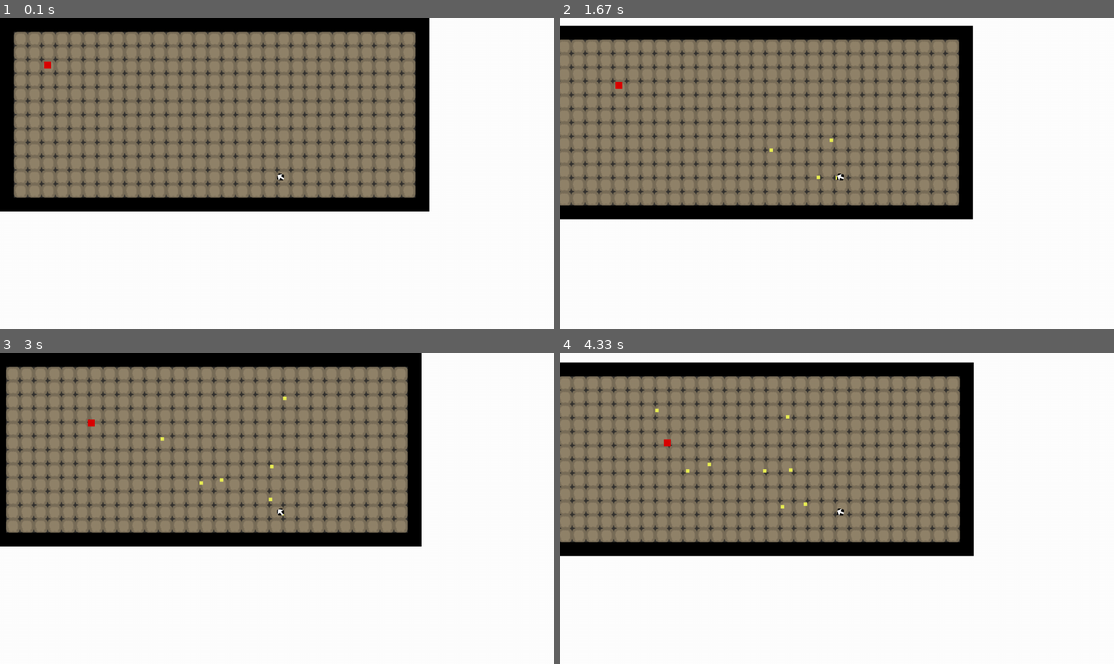
Above: before the commit, frames 1-4 (two rows, left to right).
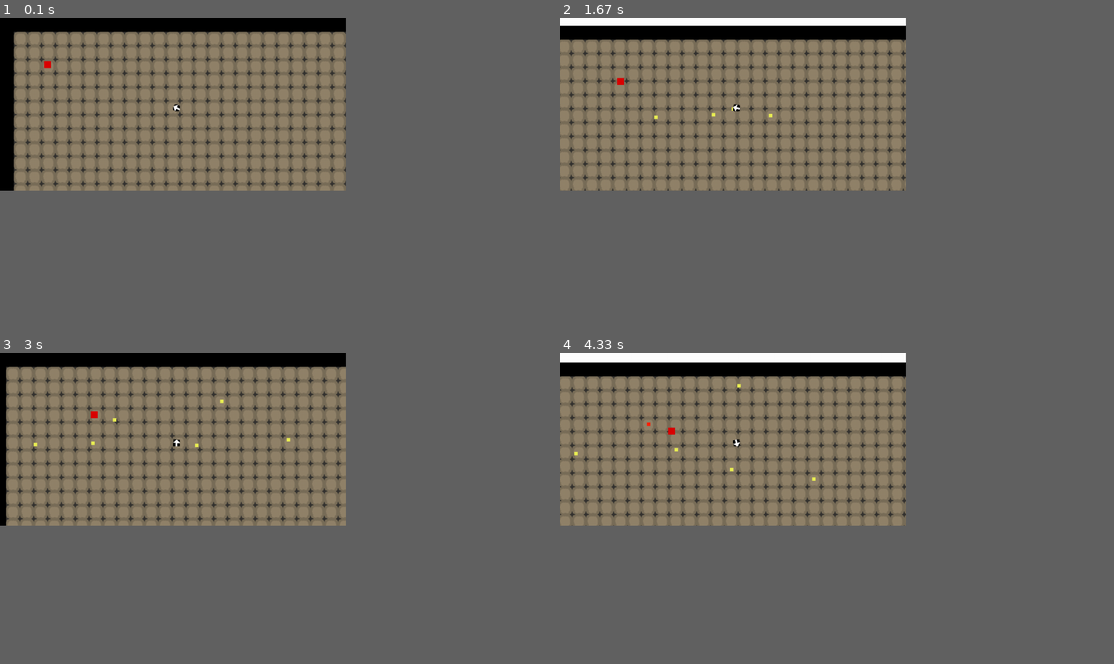
Above: after the commit, the same moments.

Repository: FRadford/pygame-systems
Game: pygame game, started from examples/simple/top_down.py
Same seed, same stepped clock (60 frames per second), same inputs: the game is played once before the commit and once after it.
Inputs (mouse positions are in pixels of both pictures, inside the frame that each line leads up to):
- Up to frame 1 (0.1 s): no input
- Up to frame 2 (1.67 s): click (731, 105) at 0.38 s; hold D 0.67-1.13 s; click (842, 98) at 0.75 s; hold W 1.17-1.47 s; click (648, 105) at 1.25 s; hold D from 1.5 s (still down); click (626, 77) at 1.58 s
- Up to frame 3 (3 s): release D at 1.97 s; hold A 2-2.53 s; click (221, 377) at 2.08 s; hold S 2.57-2.87 s; click (210, 455) at 2.65 s; hold A from 2.9 s (still down); click (182, 380) at 2.98 s
- Up to frame 4 (4.33 s): release A at 3.3 s; hold W 3.33-3.7 s; click (609, 433) at 3.42 s; hold D from 3.73 s (still down); click (737, 458) at 3.82 s
The window is 900x506 before the commit and 562x281 after it. Grey fills any space a smaller window leaves; there, only what the larger window draws over its background counts as a difference.

The runs differ from the first frame. In frame 1, 14% of the frame differs, in the area x 0-78%, y 0-63%; in frame 2, 14%; in frame 3, 13%; in frame 4, 14%, in the area x 0-75%, y 2-66%.

Commit message:
Fixed world-screen coordinate bug + clean-up

Diff:
--- a/examples/simple/top_down.py
+++ b/examples/simple/top_down.py
@@ -9,8 +9,8 @@
 def main():
     # screen setup
     pygame.init()
-    size = 0, 0
-    screen = pygame.display.set_mode(size, pygame.FULLSCREEN)
+    size = 800, 400
+    screen = pygame.display.set_mode(size)
 
     width, height = screen.get_size()
 
@@ -74,7 +74,7 @@
                 sys.exit()
 
         # handle events and move player
-        player.rotate_to_mouse()
+        player.rotate_to_target(main_cam.reverse(pygame.mouse.get_pos()))
         keys = pygame.key.get_pressed()
         if keys[pygame.K_w]:
             player.move(0, -player.speed, colliders)
--- a/systems/camera.py
+++ b/systems/camera.py
@@ -13,6 +13,10 @@
     def apply(self, target):
         # applies the camera offset to the target sprite by aligning it's rect with the camera rect
         return target.rect.move(self.state.topleft)
+
+    def reverse(self, pos):
+        # converts screen coordinates to world coordinates
+        return pos[0] - self.state.left, pos[1] - self.state.top
 
     def update(self, target):
         # updates the camera state to follow the target sprite using a selected function
--- a/systems/entities.py
+++ b/systems/entities.py
@@ -219,14 +219,13 @@
                 yield (x * s, x * s)
             s *= -1
 
-    def rotate_to_mouse(self):
-        mouse_x, mouse_y = pygame.mouse.get_pos()
-
-        # get vector between player and mouse
-        mouse_vector = (self.rect.x - mouse_x, self.rect.y - mouse_y)
-
+    def rotate_to_target(self, target):
+        # get vector between player and target
+        vector = (self.rect.x - target[0], self.rect.y - target[1])
+
+        # calculate angle between player and target
         try:
-            theta = -math.degrees(math.atan2(mouse_vector[1], mouse_vector[0])) + 90
+            theta = -math.degrees(math.atan2(vector[1], vector[0])) + 90
         except ZeroDivisionError:
             theta = 0
 
--- a/systems/spritesheets.py
+++ b/systems/spritesheets.py
@@ -6,8 +6,7 @@
         try:
             self.sheet = pygame.image.load(filename).convert_alpha()
         except pygame.error as e:
-            print("Could not load spritesheet:", filename)
-            raise SystemExit(e)
+            raise SystemExit(e, "Could not load spritesheet:" + filename)
 
     def image_at(self, selector):
         rect = pygame.Rect(selector)
